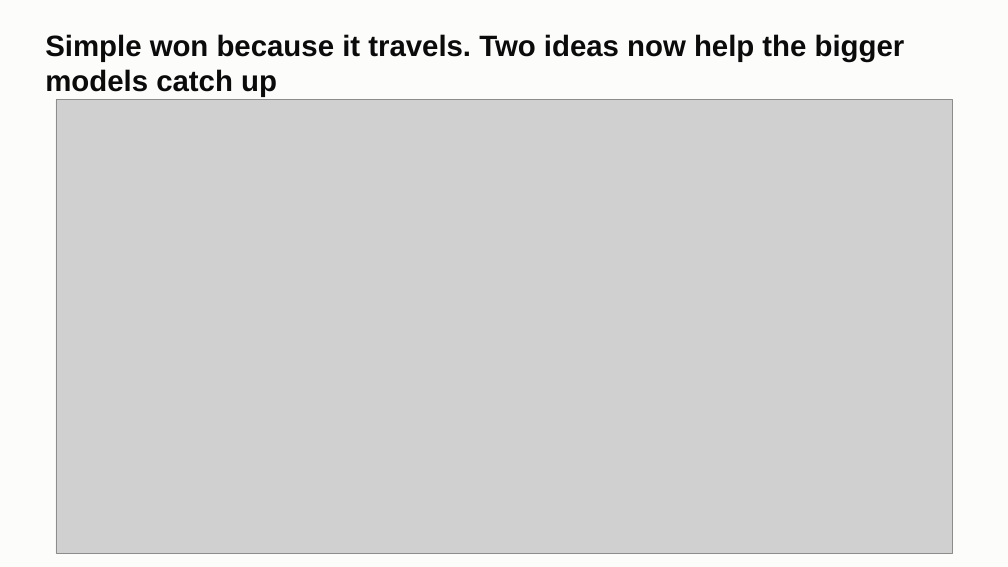
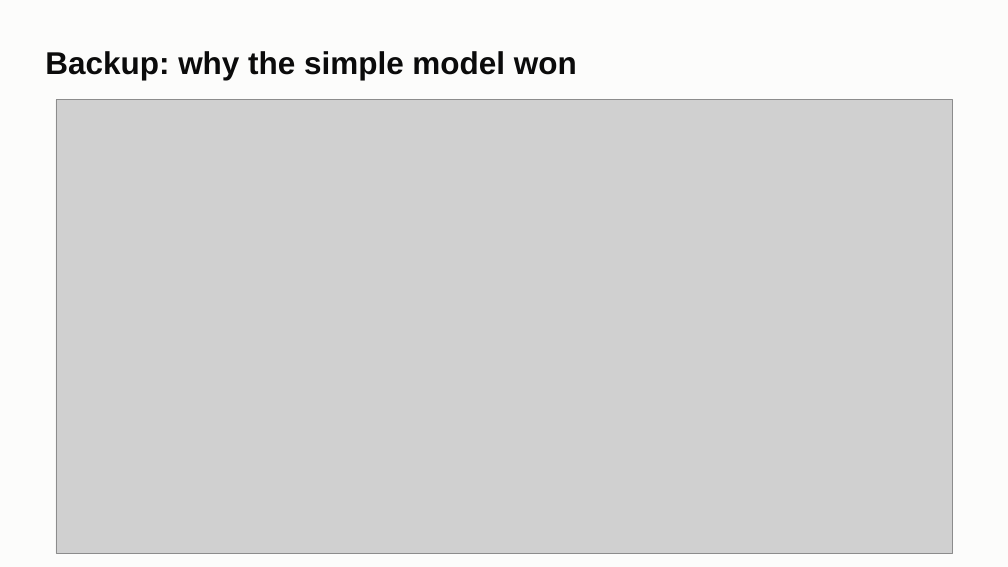
Before and after one commit to ChenSiyun1234/FieldVision, a slide deck: slide 11 of handoff/presentation/FieldVision_model_story.pptx (slide 7 before the commit). Drawn at 1008x567 pixels with LibreOffice and Linux fonts; fonts in the diff are those of the drawing; grey boxes stand for pictures. Boxes give left, top, right and bottom in pixels: in the first picture for what was removed or moved away, otherwise in the second. Text is boxed around its words. In the diff, an @@ line names an element or a change of style, - is before the commit and + after.

Commit message:
Hand-over: the short deck, ten slides and three backup slides

```diff
--- a/handoff/presentation/FieldVision_model_story.pptx
+++ b/handoff/presentation/FieldVision_model_story.pptx
@@ title at (45, 51, 577, 80): text changed; size 28 to 30 pt @@
-Simple won because it travels. Two ideas now help the bigger models catch up
+Backup: why the simple model won
```
Also in this commit, not shown: 6 other slides changed, 5 slides added, 8 slides removed, 2 other files.
